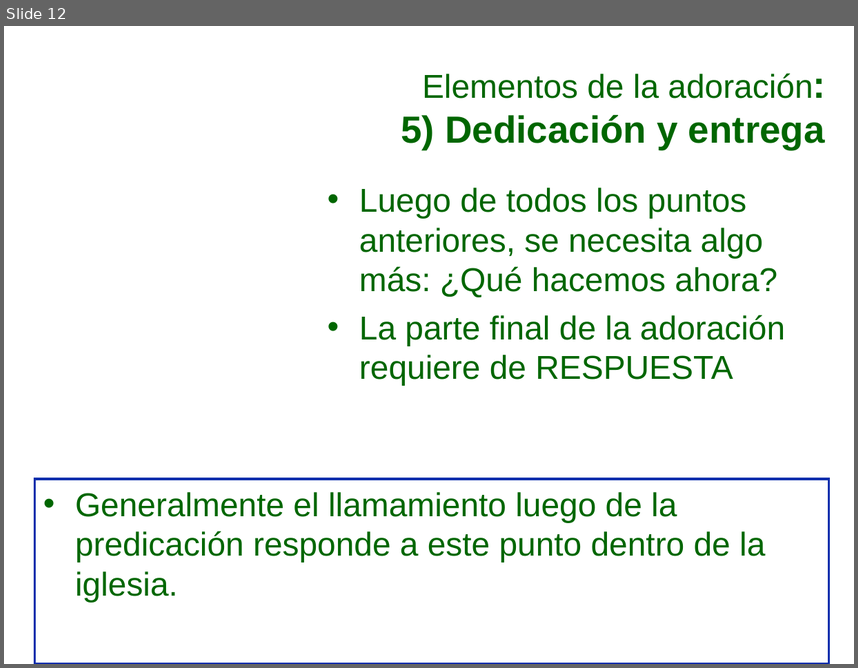
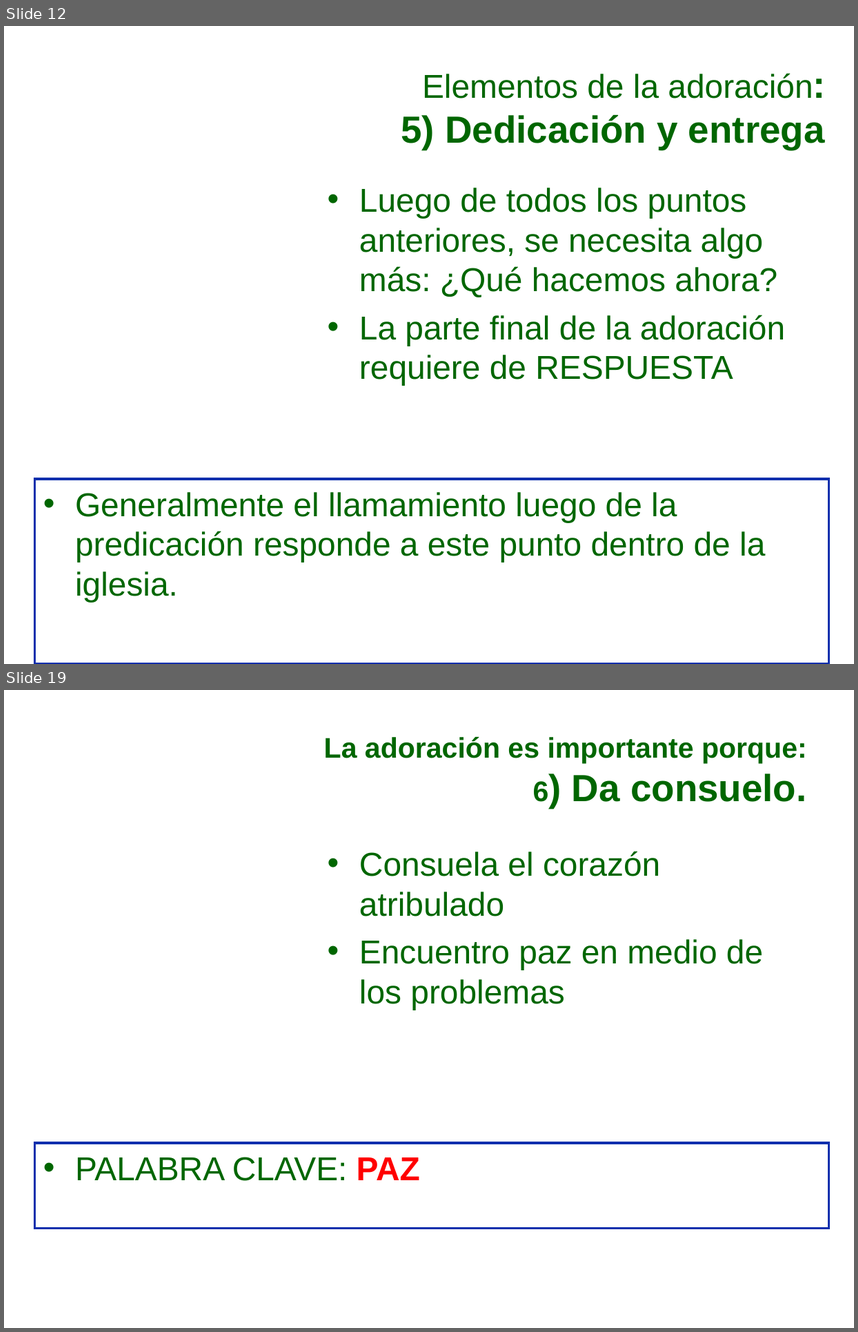
Before and after one commit to afols/iglesia, a slide deck: trunk/ iglesia --username adrianfols/Escuela Dominical/Iglecrecimiento/Mi_iglesia_puede_S4.ppt. Shown one above the other, each under a label of ours: slide 12 before the commit, slides 12 and 19 after it; the slides between them are not shown. The pictures are 858x668 and 858x1332 pixels, drawn with LibreOffice and Linux fonts; fonts in the diff are those of the drawing; background and template pictures are left out. Boxes give left, top, right and bottom in pixels: in the first picture for what was removed or moved away, otherwise in the second. Text is boxed around its words. In the diff, an @@ line names an element or a change of style, - is before the commit and + after.

```diff
--- a/trunk/ iglesia --username adrianfols/Escuela Dominical/Iglecrecimiento/Mi_iglesia_puede_S4.ppt
+++ b/trunk/ iglesia --username adrianfols/Escuela Dominical/Iglecrecimiento/Mi_iglesia_puede_S4.ppt
@@ slide 19 added at bbox=[4, 690, 854, 1328], background picture (left out) @@
@@ title added at bbox=[324, 737, 807, 802], 24 pt, text #006600, bold @@
+La adoración es importante porque:
+6) Da consuelo.
@@ text added at bbox=[359, 851, 763, 1009], 28 pt, text #006600 @@
+• Consuela el corazón atribulado
+• Encuentro paz en medio de los problemas
@@ rectangle added at bbox=[34, 1143, 829, 1228], fill #FFFFFF, outline #0E2FAD 2.01 pt, 28 pt, text #006600 @@
+• PALABRA CLAVE: PAZ
```
Also in this commit, not shown: 14 other slides added.
